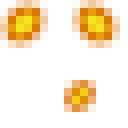
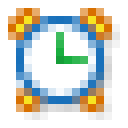
Two versions of the same layered image (128 x 128). Layer-by-layer changes:
added layer "Слой 3" above "Слой 2" over [56, 32, 88, 64]
added layer "Слой 2" above "Слой 1" over [24, 24, 96, 96]
added layer "Слой 1" above "Слой 0" over [16, 16, 104, 104]
painted on "Слой 0" over [8, 8, 120, 120]
